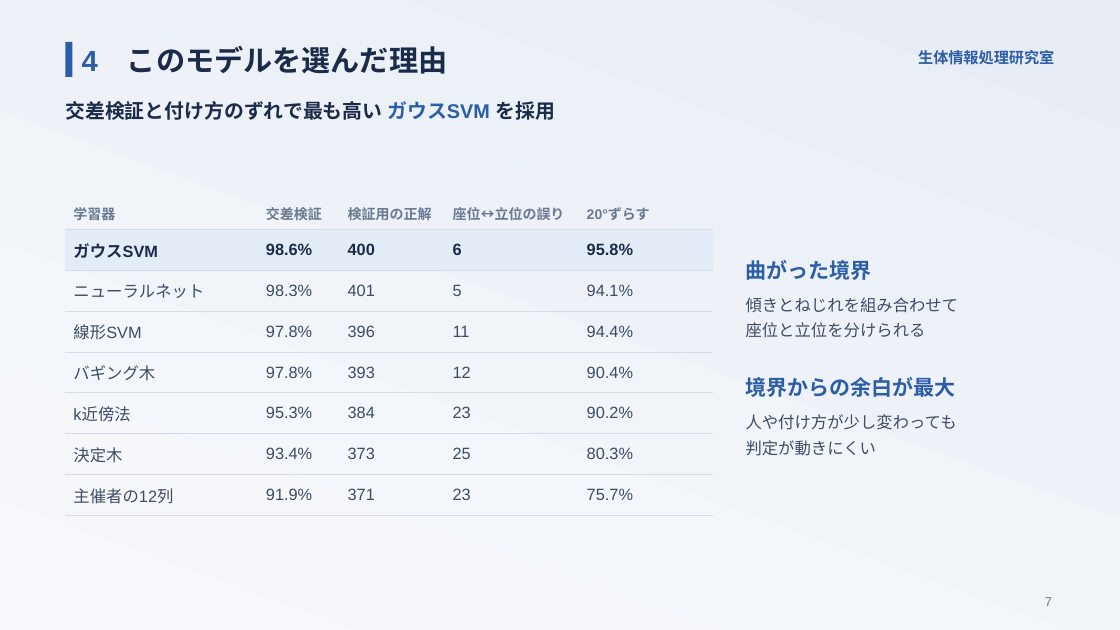
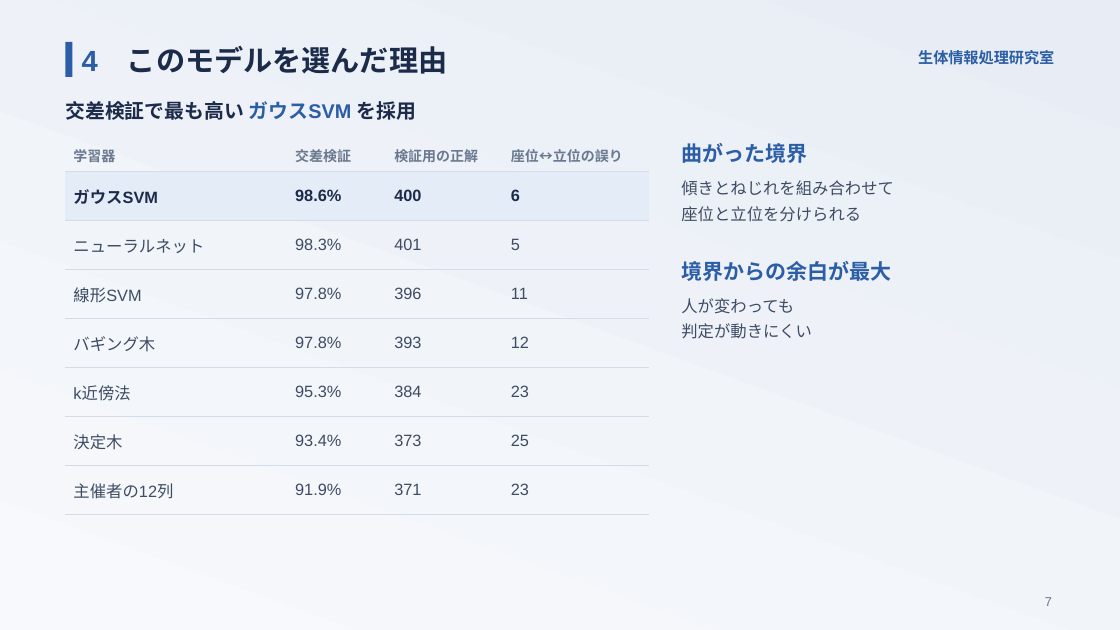
Before and after one commit to takuto-nohara/DataScienceContest, a slide deck: slide 7 of presentation/final_seitailab.pptx. Drawn at 1120x630 pixels with LibreOffice and Linux fonts; fonts in the diff are those of the drawing. Boxes give left, top, right and bottom in pixels: in the first picture for what was removed or moved away, otherwise in the second. Text is boxed around its words. In the diff, an @@ line names an element or a change of style, - is before the commit and + after.

```diff
--- a/presentation/final_seitailab.pptx
+++ b/presentation/final_seitailab.pptx
@@ text at (65, 101, 417, 120): text changed @@
-交差検証と付け方のずれで最も高い ガウスSVM を採用
+交差検証で最も高い ガウスSVM を採用
@@ table at (66, 139, 649, 515) @@
-column 5: 20°ずらす | 95.8% | 94.1% | 94.4% | 90.4% | 90.2% | 80.3% | 75.7%
@@ table: place and size @@
-table at (66, 197, 713, 516)
+table at (66, 139, 649, 515)
@@ text "曲がった境界": place and size @@
-text "曲がった境界" at (746, 260, 872, 280)
+text "曲がった境界" at (681, 143, 807, 163)
@@ text "傾きとねじれを組み合わせて" rewrapped from (746, 297, 959, 313) to (681, 180, 894, 222) @@
@@ text "境界からの余白が最大": place and size @@
-text "境界からの余白が最大" at (746, 377, 956, 397)
+text "境界からの余白が最大" at (681, 261, 891, 281)
@@ text at (681, 298, 794, 314): text changed @@
-人や付け方が少し変わっても
+人が変わっても
@@ text "人が変わっても": place and size @@
-text "人が変わっても" at (746, 414, 957, 456)
+text "人が変わっても" at (681, 298, 812, 339)
```
Also in this commit, not shown: 6 other slides changed, 12 other files.
